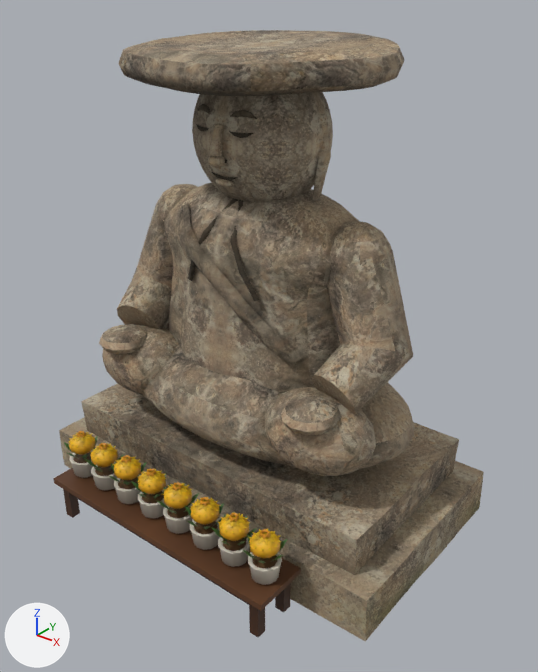
Renders of the glTF model packages/client/src/assets/models/gatbawi.glb from each side of a commit.
One viewpoint serves both versions: a 50 mm lens placed at (3.57, -4.42, 4.28), pointed at (0.22, -0.23, 1.68). Lighting does not change. The marker at lower left points along +X, +Y and +Z. The first picture is the older version. Vertices at exactly the same position are counted once.

Objects in the first picture: 'figure', 'hatStone', 'offerings', 'pedestal'.
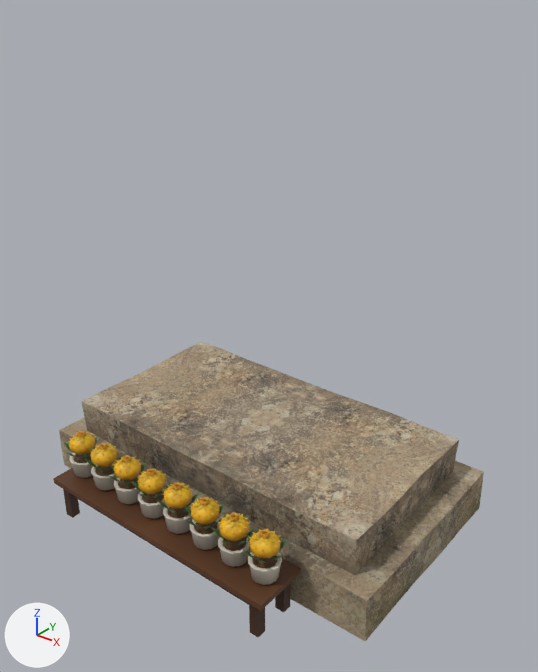
Changed parts and their boxes [x1, y1, x2, y2] in the pictures (538 x 672 px; the box of a moved part takes in the faces that stretch with it):
'figure', deleted: before [99, 92, 415, 476]
'hatStone', recoloured, moved (not visible afterwards): before [119, 30, 404, 96]
part 1 of me_hatstone, moved or reshaped (not visible afterwards): before [119, 30, 404, 96]
part 2 of me_hatstone, recoloured: before [119, 30, 404, 91]
part 3 of me_hatstone, recoloured: before [124, 67, 388, 96]
part 4 of me_offerings, recoloured: [134, 456, 221, 507] in both
part 5 of me_offerings, recoloured: [131, 457, 217, 504] in both
part 6 of me_pedestal, recoloured: before [86, 384, 459, 536]; after [86, 342, 459, 536]
part 7 of me_pedestal, recoloured (lighter): before [130, 392, 402, 521]; after [130, 360, 406, 521]
part 8 of me_pedestal, recoloured: before [132, 394, 381, 503]; after [132, 362, 386, 503]

The change in detail:
me_hatstone is used by ob_hatstone; location (0.0, 0.0, 0.0).
me_hatstone had 266 vertices, 528 faces and spanned x -0.98..1.07, y -0.96..0.93, z 3.59..3.88.
me_hatstone now has 266 vertices, 528 faces and spans x -0.98..1.07, y -0.94..0.95, z -0.03..0.26.
me_hatstone part 1: the whole mesh is moved by (0.0, 0.02, -3.62).
me_hatstone part 2: 419 faces centred in x -0.97..1.05, y -0.95..0.92, z 3.65..3.87 are repainted in the vertex colours; the middle colour goes from pale yellow #e6dfcf to pale yellow #e7dfcf.
me_hatstone part 3: 109 faces centred in x -0.91..0.99, y -0.94..0.56, z 3.6..3.67 are repainted in the vertex colours; the middle colour goes from grey #9e9688 to grey #a0988a.
me_offerings has 2588 vertices, 3764 faces and spans x -1.15..1.17, y -1.48..-1.02, z 0.0..0.79.
me_offerings is used by ob_offerings; location (0.0, 0.0, 0.0).
me_offerings part 4: 107 faces centred in x -0.49..0.49, y -1.23..-1.16, z 0.63..0.77 are repainted in the vertex colours; the middle colour goes from yellow #d6aa14 to yellow #d7ac14.
me_offerings part 5: 108 faces centred in x -0.46..0.47, y -1.26..-1.15, z 0.67..0.78 are repainted in the vertex colours; the middle colour goes from yellow #d69f12 to yellow #dba413.
me_pedestal has 232 vertices, 404 faces and spans x -1.72..1.71, y -1.01..0.91, z -0.02..0.73.
me_pedestal is used by ob_pedestal; location (0.0, 0.0, 0.0).
me_pedestal part 6: 33 faces centred in x -1.39..1.39, y -0.75..0.65, z 0.72..0.73 are repainted in the vertex colours; the middle colour goes from pale yellow #dad3c4 to pale yellow #e7dfd0.
me_pedestal part 7: 33 faces centred in x -1.28..1.28, y -0.75..0.65, z 0.71..0.73 are repainted in the vertex colours; the middle colour goes from light grey #c1baad to pale yellow #e7dfcf.
me_pedestal part 8: 24 faces centred in x -1.06..1.06, y -0.64..0.54, z 0.71..0.73 are repainted in the vertex colours; the middle colour goes from grey #afa99c to pale yellow #e7dfcf.
Object 'figure' (ob_figure) is deleted.
